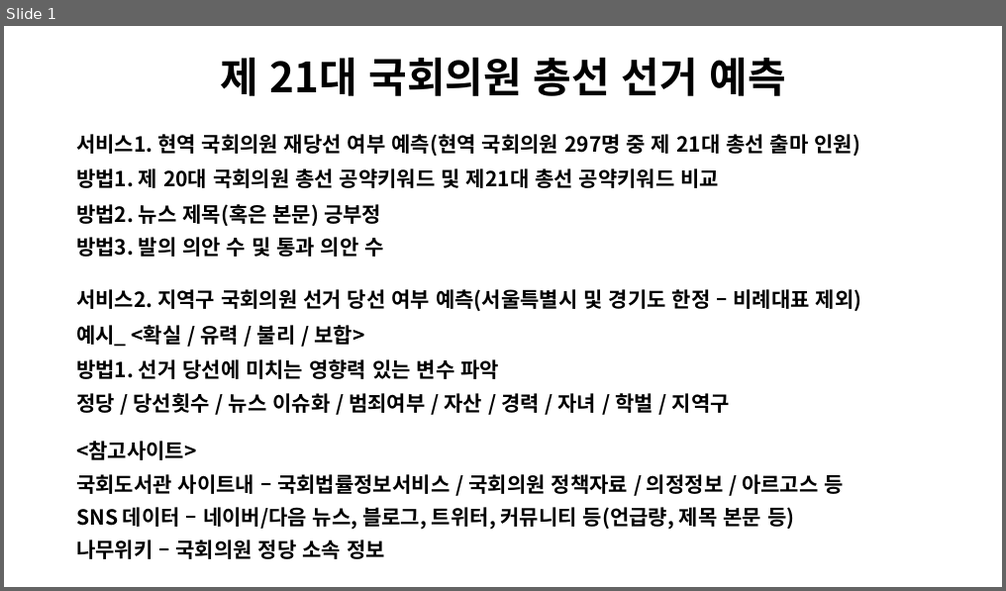
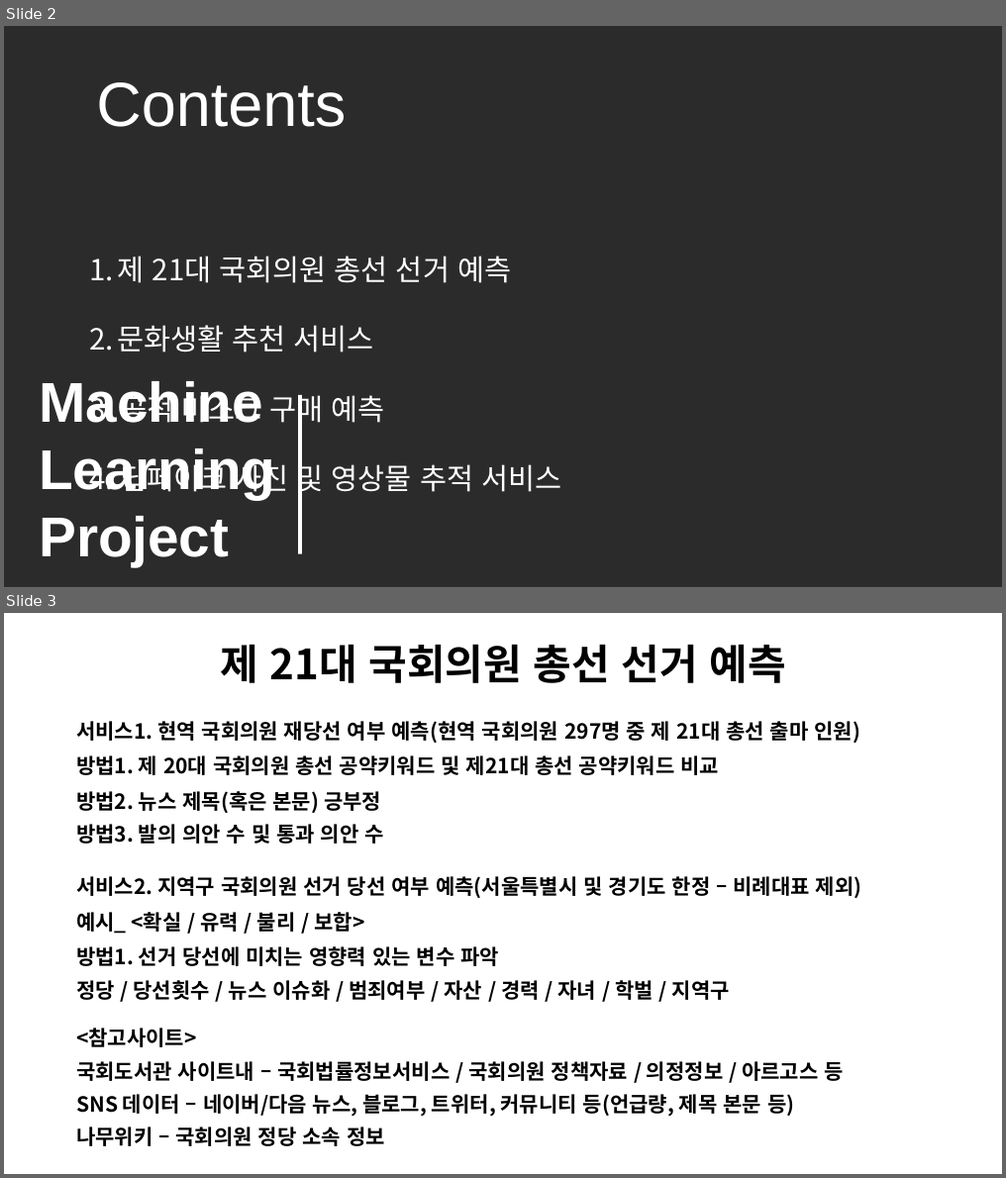
Before and after one commit to drhee0919/Rhee, a slide deck: 주제 발표.pptx. Shown one above the other, each under a label of ours: slide 1 before the commit, slides 2 and 3 after it. The pictures are 1006x591 and 1006x1178 pixels, drawn with LibreOffice and Linux fonts; fonts in the diff are those of the drawing; background and template pictures are left out; a plain dark background stands for a picture behind light text. Boxes give left, top, right and bottom in pixels: in the first picture for what was removed or moved away, otherwise in the second. Text is boxed around its words. In the diff, an @@ line names an element or a change of style, - is before the commit and + after.

```diff
--- a/주제 발표.pptx
+++ b/주제 발표.pptx
@@ slide 2 added at [4,26,1002,587], background picture (left out) @@
@@ text added at [96,82,346,127], 60 pt, text #FFFFFF @@
+Contents
@@ text added at [89,256,561,498], 28 pt, text #FFFFFF @@
+1. 제 21대 국회의원 총선 선거 예측
+2. 문화생활 추천 서비스
+3. 공적 마스크 구매 예측
+4. 딥페이크 사진 및 영상물 추적 서비스
@@ text added at [39,381,275,567], 54 pt, text #FFFFFF, bold @@
+Machine Learning
+Project
@@ rectangle added at [298,395,302,555], fill #FFFFFF @@
@@ what was slide 1 is now slide 3 @@
```
Also in this commit, not shown: 1 other slide added, 1 other file.
